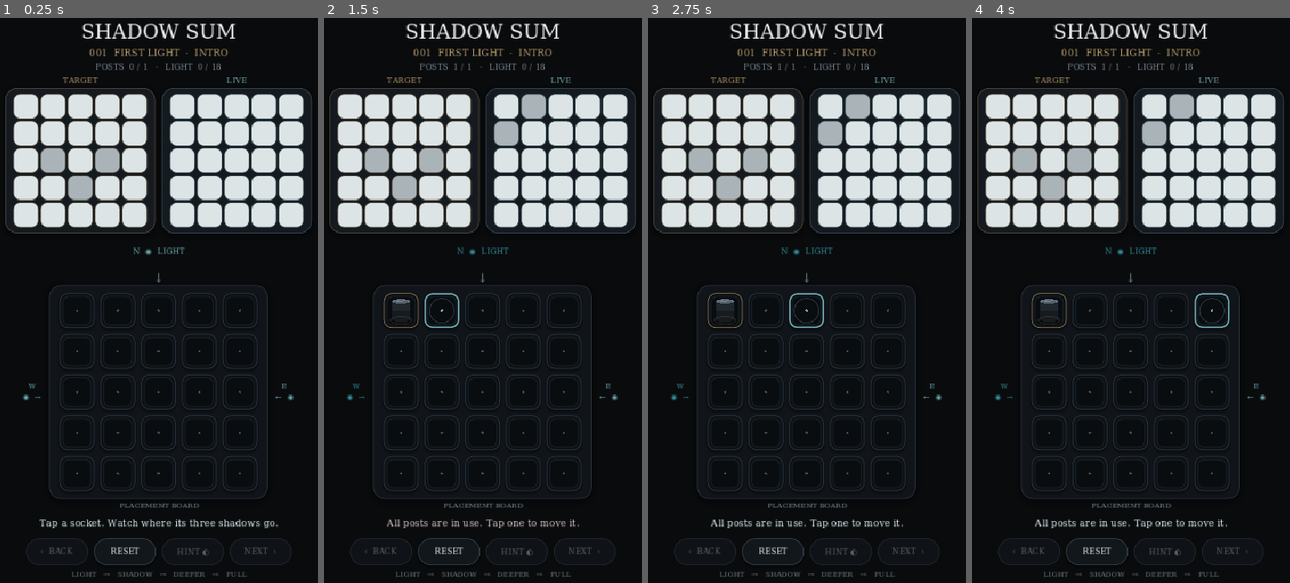
Above: before the commit, frames 1-4 (left to right).
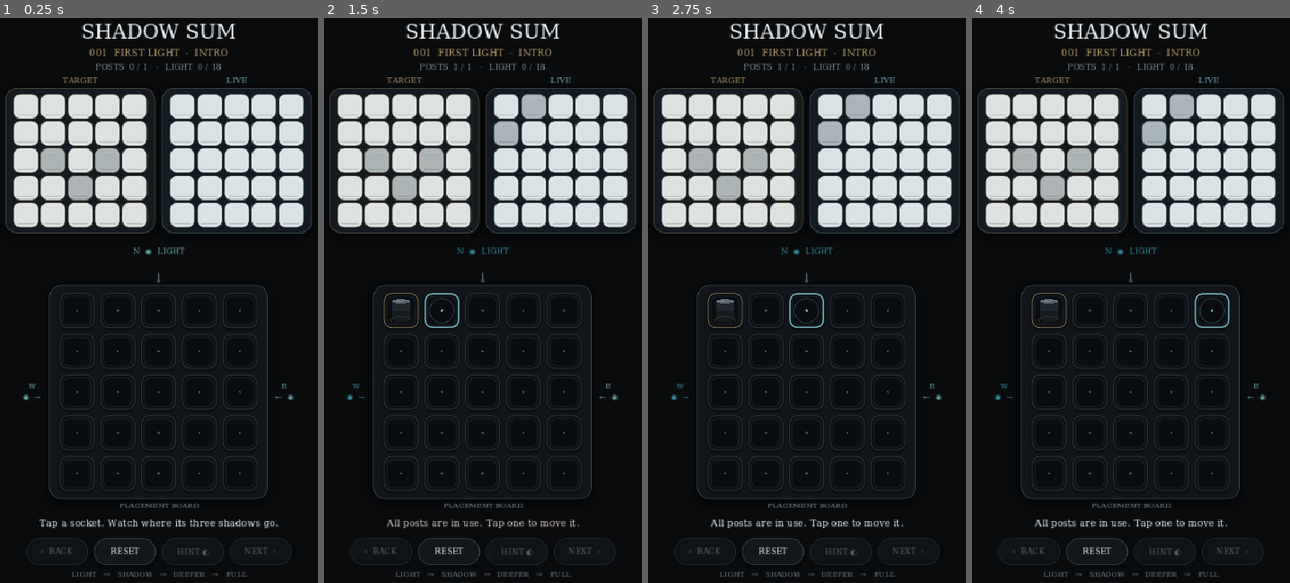
Above: after the commit, the same moments.

Repository: madowaku/shadow-sum
Game: Godot game, scene res://scenes/main.tscn
Same seed, same stepped clock (60 frames per second), same inputs: the game is played once before the commit and once after it.
Inputs (mouse positions are in pixels of both pictures, inside the frame that each line leads up to):
- Up to frame 1 (0.25 s): no input
- Up to frame 2 (1.5 s): click (400, 311) at 0.52 s; click (441, 311) at 1.27 s
- Up to frame 3 (2.75 s): click (807, 311) at 2.02 s
- Up to frame 4 (4 s): click (1172, 311) at 2.77 s; click (1210, 311) at 3.52 s

The runs differ from the first frame. In frame 1, 0.5% of the frame differs, in the area x 5-95%, y 21-37%; in frame 2, 0.5%; in frame 3, 0.5%; in frame 4, 0.5%.
Error before the commit: Parse Error: Member "hidden" redefined (original in native class 'Control') (res://src/ui/shadow_glass_visual.gd:6)

Commit message:
fix: restore Godot 4.7 glass material initialization and smoke gates

Diff:
--- a/src/glass_metal_main.gd
+++ b/src/glass_metal_main.gd
@@ -170,7 +170,7 @@
 		return
 	var backdrop := get_child(0) as ColorRect
 	if backdrop != null:
-		backdrop.color = Color("#080A0C")
+		backdrop.color = NightTokens.BG_BASE
 
 	var margin := get_child(1) as MarginContainer
 	if margin == null or margin.get_child_count() == 0:
--- a/src/ui/shadow_glass_visual.gd
+++ b/src/ui/shadow_glass_visual.gd
@@ -3,7 +3,8 @@
 const NightTokens = preload("res://src/night_tokens.gd")
 
 var value := 0
-var hidden := false
+# Avoid Control.hidden (native signal); this is authored clue state.
+var clue_hidden: bool = false
 var is_target := false
 var cell_seed := 0
 
@@ -14,7 +15,7 @@
 
 func set_state(new_value: int, is_hidden: bool, target_surface: bool, seed_value: int) -> void:
 	value = new_value
-	hidden = is_hidden
+	clue_hidden = is_hidden
 	is_target = target_surface
 	cell_seed = seed_value
 	queue_redraw()
@@ -35,13 +36,13 @@
 
 	# Fixed grain prevents flat vector cells without creating restless animation.
 	var grain_count := 2 if value <= 1 else 3
-	if hidden:
+	if clue_hidden:
 		grain_count = 5
 	for i in grain_count:
 		var p := _grain_point(i)
 		draw_circle(p, 0.65, NightTokens.GLASS_GRAIN)
 
-	if hidden:
+	if clue_hidden:
 		# Three translucent fog bands say “unobservable” without implying zero.
 		var fog := NightTokens.GLASS_FOG
 		draw_line(Vector2(6.0, size.y * 0.38), Vector2(size.x - 7.0, size.y * 0.30), fog, 2.0, true)
@@ -50,7 +51,7 @@
 
 func _grain_point(index: int) -> Vector2:
 	var x_seed := (cell_seed * 17 + index * 29 + (11 if is_target else 23)) % 97
-	var y_seed := (cell_seed * 31 + index * 19 + (7 if hidden else 13)) % 89
+	var y_seed := (cell_seed * 31 + index * 19 + (7 if clue_hidden else 13)) % 89
 	var x := 6.0 + (size.x - 12.0) * float(x_seed) / 96.0
 	var y := 7.0 + (size.y - 14.0) * float(y_seed) / 88.0
 	return Vector2(x, y)
--- a/tools/glass_metal_smoke.gd
+++ b/tools/glass_metal_smoke.gd
@@ -15,6 +15,9 @@
 
 	var scene := packed.instantiate()
 	root.add_child(scene)
+	# _ready must populate all inventories before deferred skin refreshes.
+	if not _check_arrays(scene):
+		return
 	await process_frame
 	await process_frame
 	await process_frame
@@ -31,6 +34,12 @@
 		return
 
 	if not _check_arrays(scene):
+		return
+	var target_before: Array = scene.clue_glass_visuals.duplicate()
+	var live_before: Array = scene.live_glass_visuals.duplicate()
+	scene._apply_glass_metal_skin()
+	if scene.clue_glass_visuals != target_before or scene.live_glass_visuals != live_before:
+		_fail("skin refresh replaced glass instances")
 		return
 	if phase == "arrays":
 		print("Glass metal smoke arrays OK")
@@ -94,10 +103,25 @@
 
 func _check_children(scene: Node) -> bool:
 	for index in 25:
-		var button := scene.post_buttons[index] as Button
-		if button.get_node_or_null("SocketVisual") == null or button.get_node_or_null("PostVisual") == null:
-			_fail("missing material child at socket %d" % index)
-			return false
+		var parents: Array = [scene.post_buttons[index], scene.post_buttons[index], scene.clue_cells[index], scene.live_cells[index]]
+		var visuals: Array = [scene.socket_visuals[index], scene.post_visuals[index], scene.clue_glass_visuals[index], scene.live_glass_visuals[index]]
+		var names: Array[String] = ["SocketVisual", "PostVisual", "TargetGlassVisual", "LiveGlassVisual"]
+		for kind in names.size():
+			var parent: Control = parents[kind] as Control
+			var visual: Control = visuals[kind] as Control
+			if visual == null or parent.get_node_or_null(names[kind]) != visual:
+				_fail("material array/child mismatch at %s %d" % [names[kind], index])
+				return false
+			if visual.mouse_filter != Control.MOUSE_FILTER_IGNORE:
+				_fail("material intercepts input at %s %d" % [names[kind], index])
+				return false
+			var count: int = 0
+			for child in parent.get_children():
+				if child.get_script() == visual.get_script():
+					count += 1
+			if count != 1:
+				_fail("duplicate material at %s %d" % [names[kind], index])
+				return false
 	return true
 
 func _check_stage001_solve(scene: Node) -> bool:
@@ -123,10 +147,9 @@
 		if int(scene.stages[3]["clues"][r][c]) < 0:
 			hidden_found = true
 			var glass = scene.clue_glass_visuals[index]
-			if glass == null or not bool(glass.hidden):
+			if glass == null or not bool(glass.clue_hidden):
 				_fail("hidden clue %d did not enter frosted state" % index)
 				return false
-			break
 	if not hidden_found:
 		_fail("Stage004 unexpectedly contains no hidden clue")
 		return false
@@ -148,5 +171,11 @@
 	if scene.drag_ghost == null or not scene.drag_ghost.visible or scene.drag_ghost.get_node_or_null("GhostPostVisual") == null:
 		_fail("physical drag ghost missing")
 		return false
+	var ghost: Control = scene.drag_ghost.get_node("GhostPostVisual") as Control
+	if ghost.get_script() != scene.post_visuals[source].get_script() or not ghost.visible or not ghost.ghost or ghost.mouse_filter != Control.MOUSE_FILTER_IGNORE:
+		_fail("drag ghost must use the mouse-transparent physical Post material")
+		return false
 	scene._finish_post_drag(source)
+	# Allow release tweens/audio to finish before exiting the test tree.
+	await create_timer(0.40).timeout
 	return true
Not shown, changed: .github/workflows/godot-smoke.yml
Not shown, changed: docs/GLASS_AND_METAL_v0.1.7b.md
Not shown, added: tools/godot_checked.sh
